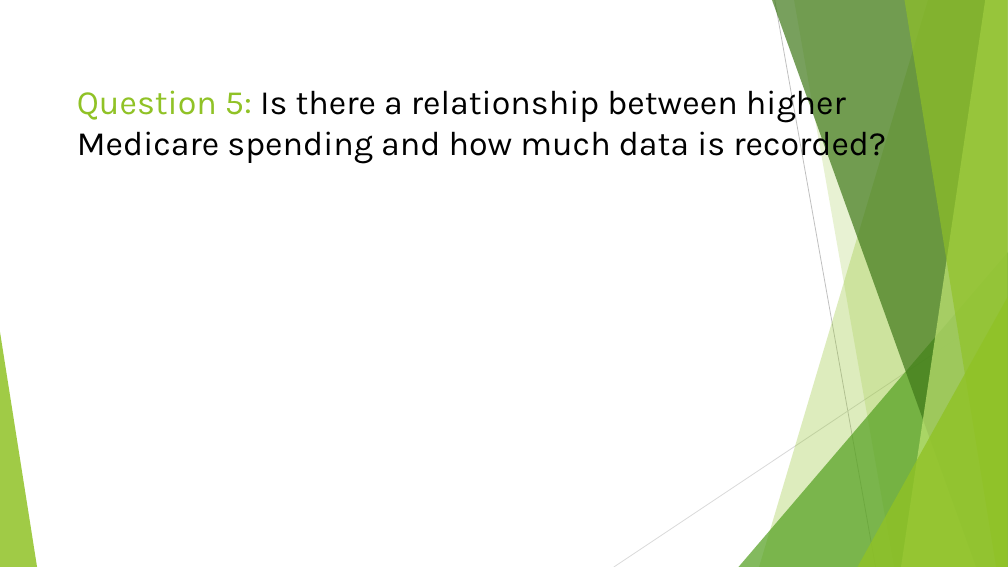
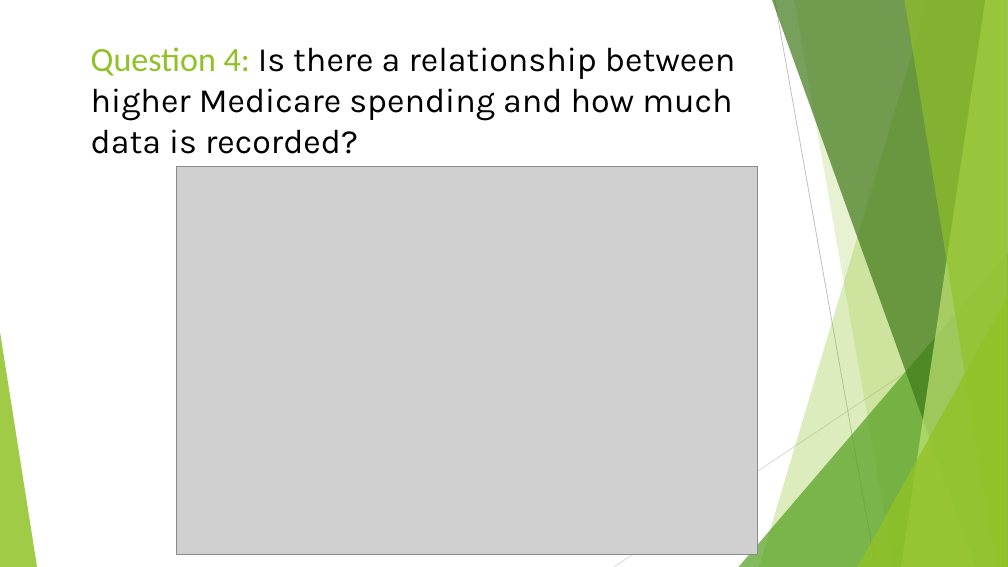
Before and after one commit to TedMur/SnakeBait, a slide deck: slide 11 of SnakeBitePresentation.pptx. Drawn at 1008x567 pixels with LibreOffice and Linux fonts; fonts in the diff are those of the drawing; grey boxes stand for pictures. Boxes give left, top, right and bottom in pixels: in the first picture for what was removed or moved away, otherwise in the second. Text is boxed around its words. In the diff, an @@ line names an element or a change of style, - is before the commit and + after.

```diff
--- a/SnakeBitePresentation.pptx
+++ b/SnakeBitePresentation.pptx
@@ title at (91,47,735,154): text changed @@
-Question 5: Is there a relationship between higher Medicare spending and how much data is recorded?
+Question 4: Is there a relationship between higher Medicare spending and how much data is recorded?
@@ picture added at (176,166,758,554) @@
```
Also in this commit, not shown: 9 other slides changed, 3 slides added, 2 slides removed.
